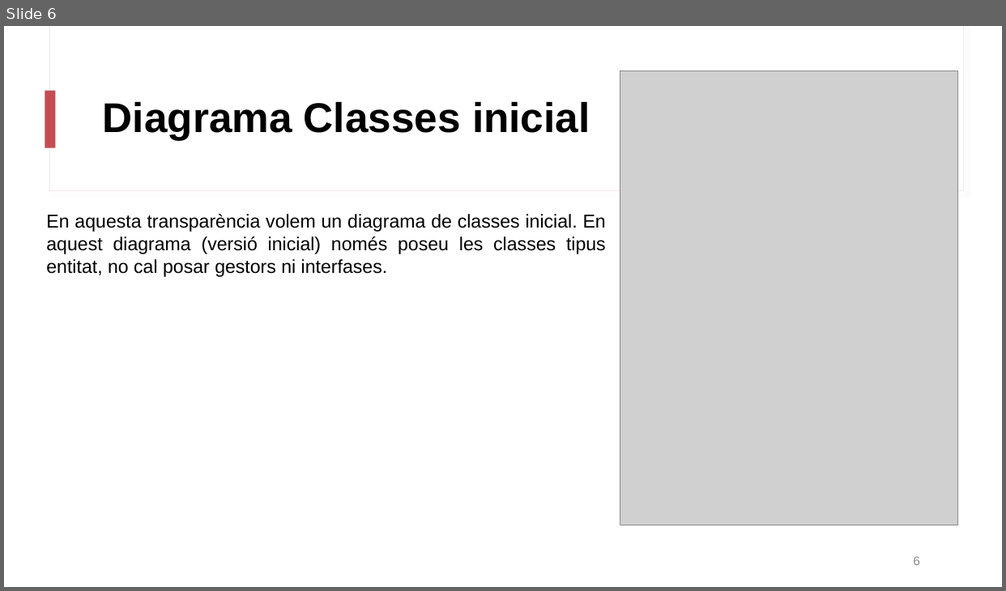
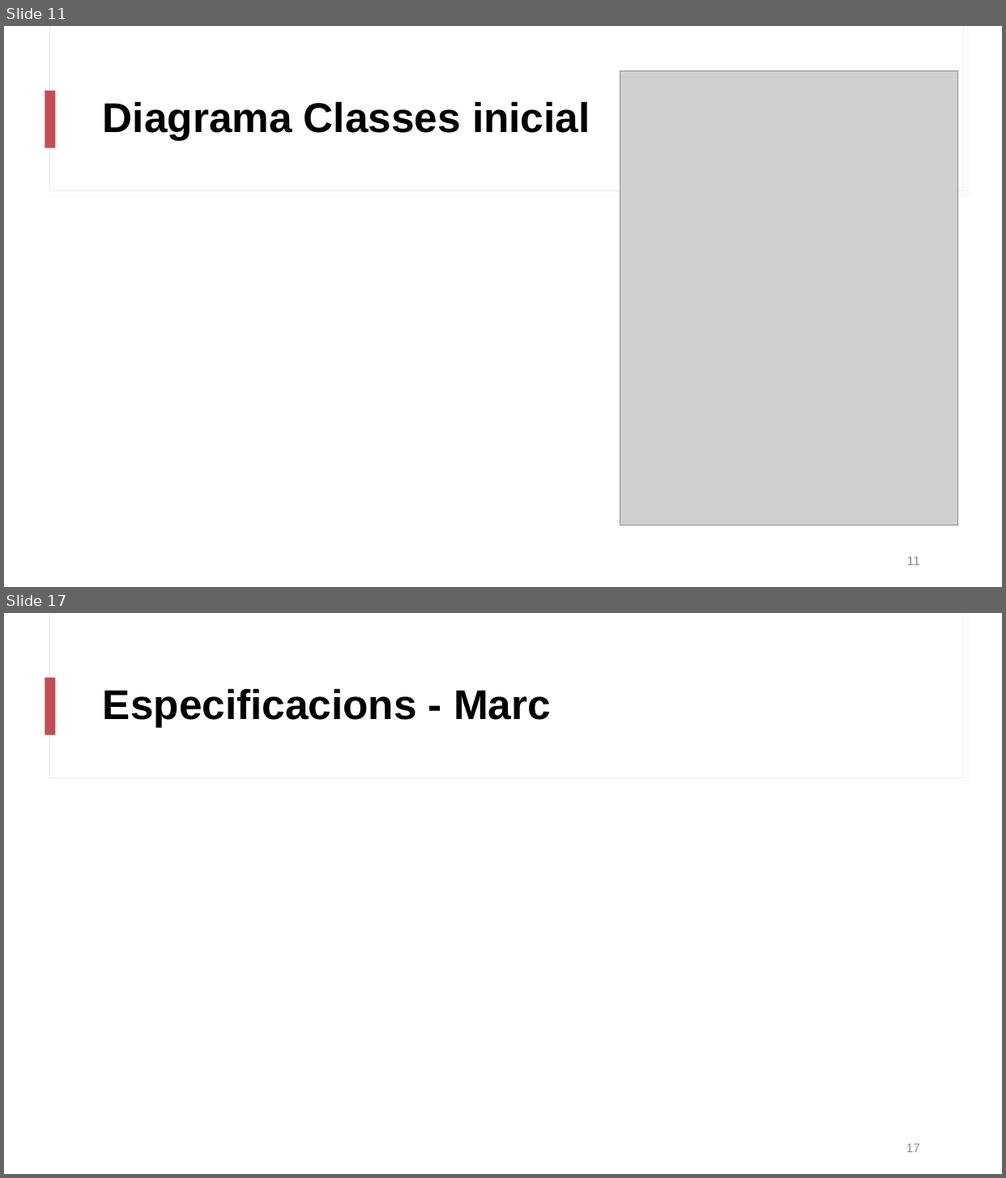
Before and after one commit to martipages/ES23UAB431-02, a slide deck: documents/Sprint3/Sprint_Review3_431-2.pptx. Shown one above the other, each under a label of ours: slide 6 before the commit, slides 11 and 17 after it; the slides between them are not shown. The pictures are 1006x591 and 1006x1178 pixels, drawn with LibreOffice and Linux fonts; fonts in the diff are those of the drawing; grey boxes stand for pictures. Boxes give left, top, right and bottom in pixels: in the first picture for what was removed or moved away, otherwise in the second. Text is boxed around its words. In the diff, an @@ line names an element or a change of style, - is before the commit and + after.

```diff
--- a/documents/Sprint3/Sprint_Review3_431-2.pptx
+++ b/documents/Sprint3/Sprint_Review3_431-2.pptx
@@ slide 17 added at [4, 613, 1002, 1174], background #FFFFFF; not listed: 3 template elements that a slide beside it also shows @@
@@ title added at [103, 688, 551, 727], 40 pt, text #000000, bold @@
+Especificacions - Marc
@@ page number added at [906, 1144, 920, 1152], 12 pt, text #8C8C8C @@
+17
@@ what was slide 6 is now slide 11 @@
@@ slide 11 changed as well @@
@@ text removed at [46, 214, 606, 277] @@
-En aquesta transparència volem un diagrama de classes inicial. En aquest diagrama (versió inicial) només poseu les classes tipus entitat, no cal posar gestors ni interfases.
@@ page number at [907, 557, 920, 565]: text changed @@
-6
+11
```
Also in this commit, not shown: 3 other slides changed, 25 other slides added, 4 slides removed, 5 other files.
